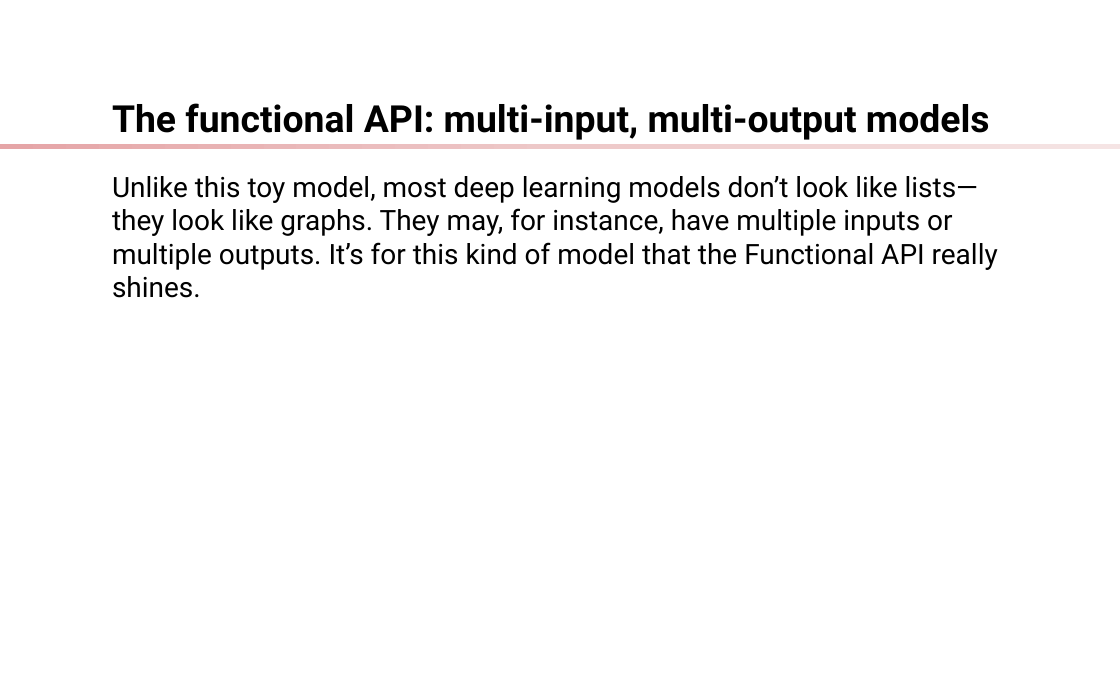
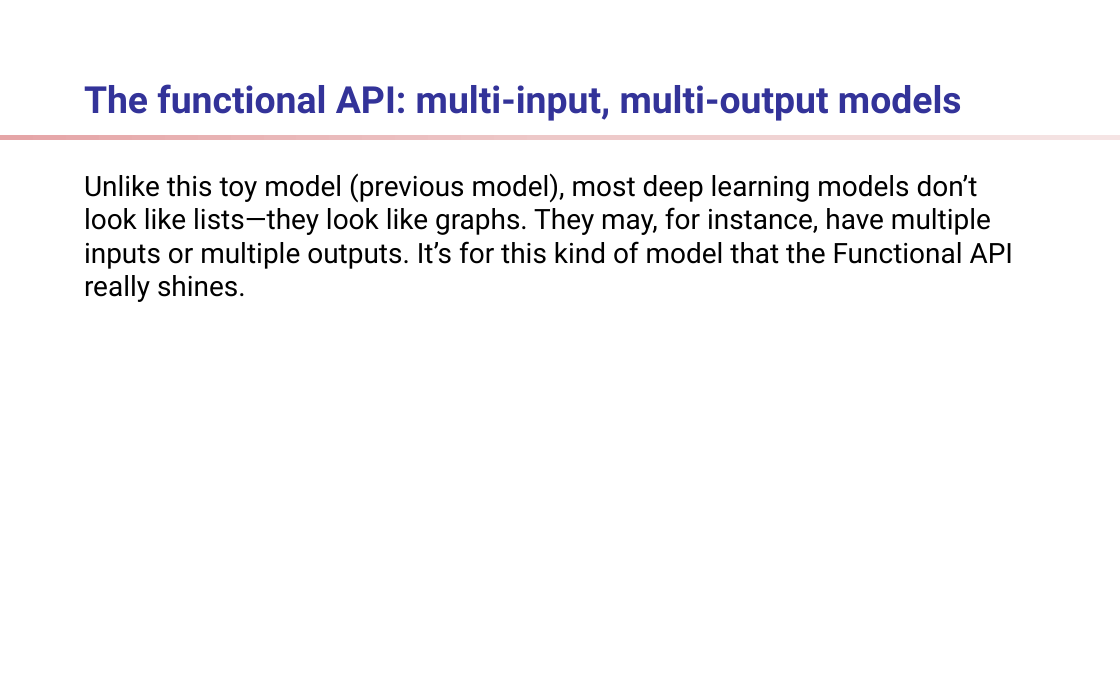
Before and after one commit to ShelpAm/learn-deep-learning, a slide deck: slide 21 of docs/presentation.odp. Drawn at 1120x700 pixels with LibreOffice and Linux fonts; fonts in the diff are those of the drawing; background and template pictures are left out. Boxes give left, top, right and bottom in pixels: in the first picture for what was removed or moved away, otherwise in the second. Text is boxed around its words. In the diff, an @@ line names an element or a change of style, - is before the commit and + after.

```diff
--- a/docs/presentation.odp
+++ b/docs/presentation.odp
@@ title "The functional API: multi-input, multi-output ...": place and size @@
-title "The functional API: multi-input, multi-output ..." at (112,103,990,140)
+title "The functional API: multi-input, multi-output ..." at (84,84,962,121)
@@ title "The functional API: multi-input, multi-output ..." at (84,84,962,121): text colour #000000 to #333399 @@
@@ rectangle: place and size @@
-rectangle at (0,144,1120,149)
+rectangle at (0,136,1120,140)
@@ text at (84,173,1013,302): text changed @@
-Unlike this toy model, most deep learning models don’t look like lists—they look like graphs. They may, for instance, have multiple inputs or multiple outputs. It’s for this kind of model that the Functional API really shines.
+Unlike this toy model (previous model), most deep learning models don’t look like lists—they look like graphs. They may, for instance, have multiple inputs or multiple outputs. It’s for this kind of model that the Functional API really shines.
```
Also in this commit, not shown: 19 other slides changed, 6 slides added, 5 other files.
